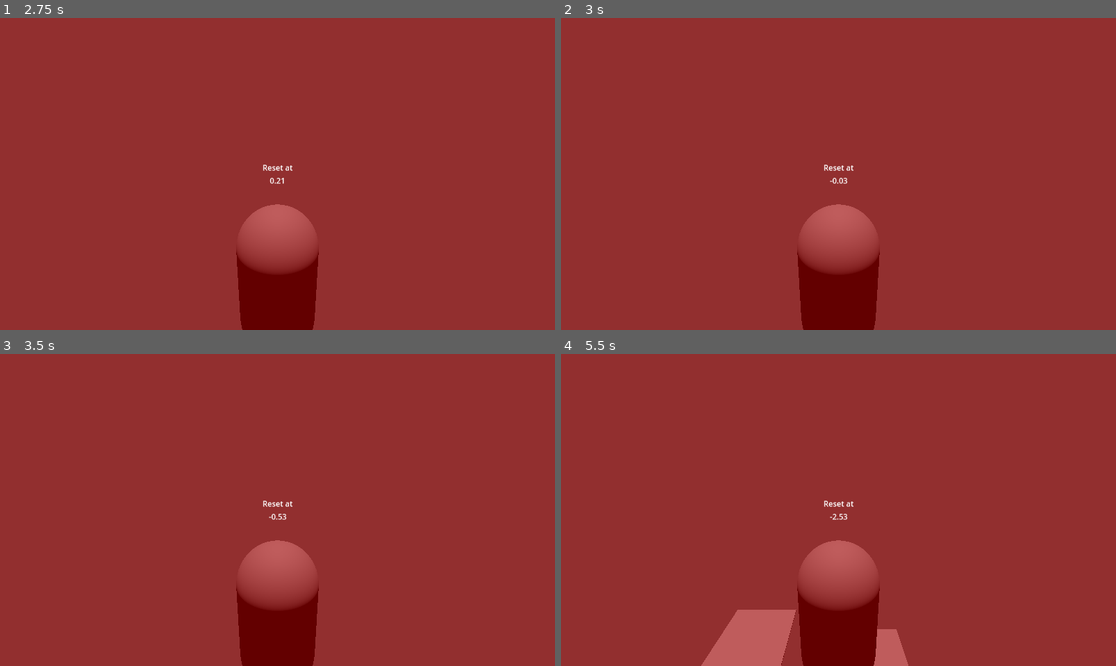
Above: before the commit, frames 1-4 (two rows, left to right).
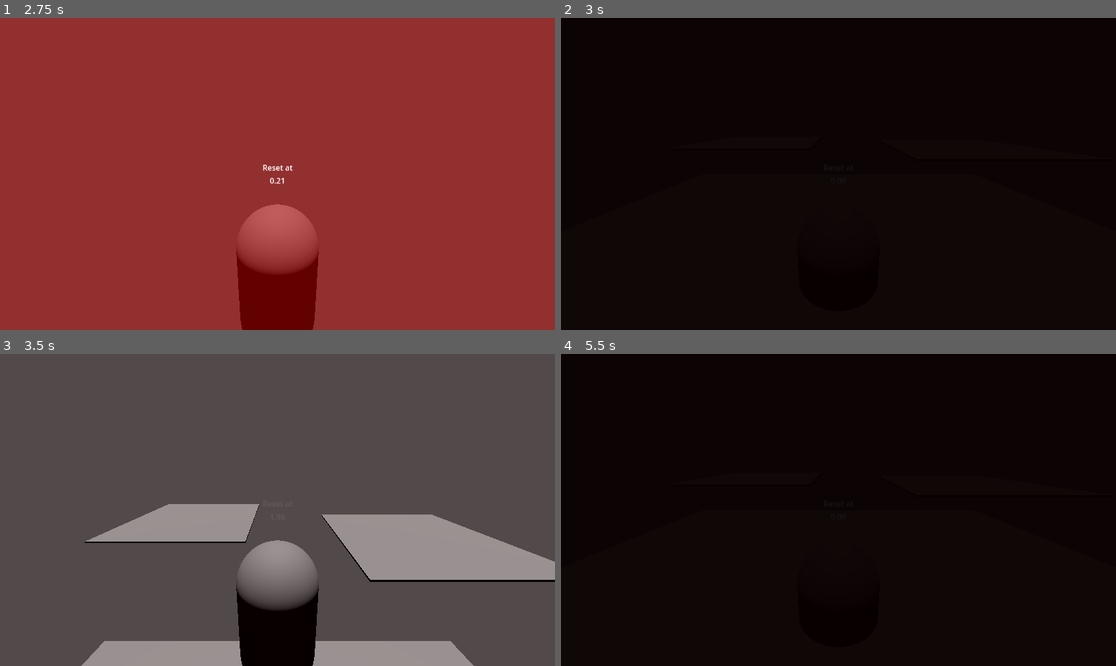
Above: after the commit, the same moments.

Repository: avsecam/unity-to-godot
Game: Godot game, scene res://scripts/Main.tscn
Two runs of this game, one before a commit and one after it. Both use one fixed random seed, a clock stepped at 60 frames per second and the inputs below.
Inputs (mouse positions are in pixels of both pictures, inside the frame that each line leads up to):
- Up to frame 1 (2.75 s): tap Enter (ui_accept) at 0.5, 0.77, 1.52 s; move the mouse to (399, 158) at 0.52 s; hold E (rotate_right) 0.53-1.28 s; click (399, 158) at 0.6 s; move the mouse to (166, 189) at 1.27 s; hold Down (ui_down) 1.28-2.03 s; click (166, 189) at 1.35 s; move the mouse to (333, 105) at 2.02 s; hold E (rotate_right) from 2.03 s (still down); click (333, 105) at 2.1 s
- Up to frame 2 (3 s): move the mouse to (810, 236) at 2.77 s; release E (rotate_right) at 2.78 s; hold Up (ui_up) from 2.78 s (still down); click (810, 236) at 2.85 s
- Up to frame 3 (3.5 s): keep holding Up (ui_up); tap Enter (ui_accept) at 3.02 s
- Up to frame 4 (5.5 s): move the mouse to (1005, 556) at 3.52 s; release Up (ui_up) at 3.53 s; hold Q (rotate_left) 3.53-5.03 s; click (1005, 556) at 3.6 s; tap Enter (ui_accept) at 3.77, 4.52 s; move the mouse to (672, 463) at 4.27 s; click (672, 463) at 4.35 s; move the mouse to (866, 510) at 5.02 s; hold Down (ui_down) from 5.03 s (still down); click (866, 510) at 5.1 s

Frame 1 is identical in both runs. In frame 2, 100% of the frame differs, in the area x 0-100%, y 0-100%; in frame 3, 100%; in frame 4, 100%.

Commit message:
Reset player on OOB timeout

Diff:
--- a/scripts/Blink.gd
+++ b/scripts/Blink.gd
@@ -6,7 +6,16 @@
 # Called when the node enters the scene tree for the first time.
 func _ready():
 	Events.player_teleport_requested.connect(_on_player_teleport_requested)
+	Events.oob_timed_out.connect(_on_oob_timed_out)
+
+
+func _blink():
+	animation_player.play_backwards("fade")
 
 
 func _on_player_teleport_requested(_player, _teleport_area):
-	animation_player.play_backwards("fade")
+	_blink()
+
+
+func _on_oob_timed_out():
+	_blink()
--- a/scripts/Events.gd
+++ b/scripts/Events.gd
@@ -5,3 +5,5 @@
 
 signal player_went_oob(player: Node3D)
 signal player_went_in_bounds(player: Node3D)
+
+signal oob_timed_out()
--- a/scripts/Main.tscn
+++ b/scripts/Main.tscn
@@ -3,27 +3,26 @@
 [ext_resource type="PackedScene" uid="uid://dda4uoop1sq74" path="res://TeleportArea.tscn" id="1_5cktn"]
 [ext_resource type="Script" path="res://scripts/TeleportManager.gd" id="1_f3uu5"]
 [ext_resource type="Script" path="res://scripts/NonVRPlayer.gd" id="1_vhb5e"]
+[ext_resource type="Script" path="res://scripts/OOBHandler.gd" id="4_08t3v"]
 [ext_resource type="Script" path="res://scripts/Blink.gd" id="4_d4kjc"]
-[ext_resource type="Script" path="res://scripts/OOBNotif.gd" id="5_1l6ys"]
 
 [sub_resource type="CapsuleShape3D" id="CapsuleShape3D_1upcg"]
 
 [sub_resource type="CapsuleMesh" id="CapsuleMesh_0qi1e"]
 
-[sub_resource type="Animation" id="Animation_bjrdi"]
-resource_name = "fade"
-length = 0.2
-tracks/0/type = "value"
-tracks/0/imported = false
-tracks/0/enabled = true
-tracks/0/path = NodePath("ColorRect:color")
-tracks/0/interp = 1
-tracks/0/loop_wrap = true
-tracks/0/keys = {
-"times": PackedFloat32Array(0, 0.2),
-"transitions": PackedFloat32Array(1, 1),
-"update": 0,
-"values": [Color(1, 0, 0, 0), Color(1, 0, 0, 0.388235)]
+[sub_resource type="Animation" id="Animation_7waqb"]
+length = 0.001
+tracks/0/type = "value"
+tracks/0/imported = false
+tracks/0/enabled = true
+tracks/0/path = NodePath("ColorRect:color")
+tracks/0/interp = 1
+tracks/0/loop_wrap = true
+tracks/0/keys = {
+"times": PackedFloat32Array(0),
+"transitions": PackedFloat32Array(1),
+"update": 0,
+"values": [Color(1, 0, 0, 0)]
 }
 tracks/1/type = "value"
 tracks/1/imported = false
@@ -32,10 +31,10 @@
 tracks/1/interp = 1
 tracks/1/loop_wrap = true
 tracks/1/keys = {
-"times": PackedFloat32Array(0, 0.2),
-"transitions": PackedFloat32Array(1, 1),
-"update": 0,
-"values": [Color(1, 1, 1, 0), Color(1, 1, 1, 1)]
+"times": PackedFloat32Array(0),
+"transitions": PackedFloat32Array(1),
+"update": 0,
+"values": [Color(1, 1, 1, 0)]
 }
 tracks/2/type = "value"
 tracks/2/imported = false
@@ -44,25 +43,26 @@
 tracks/2/interp = 1
 tracks/2/loop_wrap = true
 tracks/2/keys = {
-"times": PackedFloat32Array(0, 0.2),
-"transitions": PackedFloat32Array(1, 1),
-"update": 0,
-"values": [Color(1, 1, 1, 0), Color(1, 1, 1, 1)]
-}
-
-[sub_resource type="Animation" id="Animation_7waqb"]
-length = 0.001
-tracks/0/type = "value"
-tracks/0/imported = false
-tracks/0/enabled = true
-tracks/0/path = NodePath("ColorRect:color")
-tracks/0/interp = 1
-tracks/0/loop_wrap = true
-tracks/0/keys = {
-"times": PackedFloat32Array(0),
-"transitions": PackedFloat32Array(1),
-"update": 0,
-"values": [Color(1, 0, 0, 0)]
+"times": PackedFloat32Array(0),
+"transitions": PackedFloat32Array(1),
+"update": 0,
+"values": [Color(1, 1, 1, 1)]
+}
+
+[sub_resource type="Animation" id="Animation_bjrdi"]
+resource_name = "fade"
+length = 0.2
+tracks/0/type = "value"
+tracks/0/imported = false
+tracks/0/enabled = true
+tracks/0/path = NodePath("ColorRect:color")
+tracks/0/interp = 1
+tracks/0/loop_wrap = true
+tracks/0/keys = {
+"times": PackedFloat32Array(0, 0.2),
+"transitions": PackedFloat32Array(1, 1),
+"update": 0,
+"values": [Color(1, 0, 0, 0), Color(1, 0, 0, 0.388235)]
 }
 tracks/1/type = "value"
 tracks/1/imported = false
@@ -71,10 +71,10 @@
 tracks/1/interp = 1
 tracks/1/loop_wrap = true
 tracks/1/keys = {
-"times": PackedFloat32Array(0),
-"transitions": PackedFloat32Array(1),
-"update": 0,
-"values": [Color(1, 1, 1, 0)]
+"times": PackedFloat32Array(0, 0.2),
+"transitions": PackedFloat32Array(1, 1),
+"update": 0,
+"values": [Color(1, 1, 1, 0), Color(1, 1, 1, 1)]
 }
 tracks/2/type = "value"
 tracks/2/imported = false
@@ -83,10 +83,10 @@
 tracks/2/interp = 1
 tracks/2/loop_wrap = true
 tracks/2/keys = {
-"times": PackedFloat32Array(0),
-"transitions": PackedFloat32Array(1),
-"update": 0,
-"values": [Color(1, 1, 1, 1)]
+"times": PackedFloat32Array(0, 0.2),
+"transitions": PackedFloat32Array(1, 1),
+"update": 0,
+"values": [Color(1, 1, 1, 0), Color(1, 1, 1, 1)]
 }
 
 [sub_resource type="AnimationLibrary" id="AnimationLibrary_d6som"]
@@ -95,6 +95,21 @@
 "fade": SubResource("Animation_bjrdi")
 }
 
+[sub_resource type="Animation" id="Animation_8tfay"]
+length = 0.001
+tracks/0/type = "value"
+tracks/0/imported = false
+tracks/0/enabled = true
+tracks/0/path = NodePath("ColorRect:color")
+tracks/0/interp = 1
+tracks/0/loop_wrap = true
+tracks/0/keys = {
+"times": PackedFloat32Array(0),
+"transitions": PackedFloat32Array(1),
+"update": 0,
+"values": [Color(0, 0, 0, 0)]
+}
+
 [sub_resource type="Animation" id="Animation_4x76p"]
 resource_name = "fade"
 length = 0.2
@@ -109,21 +124,6 @@
 "transitions": PackedFloat32Array(1, 1),
 "update": 0,
 "values": [Color(0, 0, 0, 0), Color(0, 0, 0, 1)]
-}
-
-[sub_resource type="Animation" id="Animation_8tfay"]
-length = 0.001
-tracks/0/type = "value"
-tracks/0/imported = false
-tracks/0/enabled = true
-tracks/0/path = NodePath("ColorRect:color")
-tracks/0/interp = 1
-tracks/0/loop_wrap = true
-tracks/0/keys = {
-"times": PackedFloat32Array(0),
-"transitions": PackedFloat32Array(1),
-"update": 0,
-"values": [Color(0, 0, 0, 0)]
 }
 
 [sub_resource type="AnimationLibrary" id="AnimationLibrary_83bsv"]
@@ -193,7 +193,7 @@
 anchor_bottom = 1.0
 grow_horizontal = 2
 grow_vertical = 2
-script = ExtResource("5_1l6ys")
+script = ExtResource("4_08t3v")
 metadata/_edit_lock_ = true
 
 [node name="ColorRect" type="ColorRect" parent="UI/OOBNotif"]
--- a/scripts/NonVRPlayer.gd
+++ b/scripts/NonVRPlayer.gd
@@ -20,6 +20,9 @@
 var reset_rotation: Vector3
 
 var is_oob := false
+
+func _ready():
+	Events.oob_timed_out.connect(_on_oob_timed_out)
 
 func _physics_process(delta):
 #	# Add the gravity.
@@ -83,3 +86,8 @@
 	elif anti_peek_ray.is_colliding() and is_oob:
 		Events.emit_signal("player_went_in_bounds", self)
 		is_oob = false
+
+
+func _on_oob_timed_out():
+	self.position = reset_position
+	self.rotation = reset_rotation
--- a/scripts/OOBNotif.gd
+++ b/scripts/OOBHandler.gd
@@ -11,7 +11,6 @@
 
 
 func _ready():
-
 	Events.player_went_oob.connect(_on_player_went_oob)
 	Events.player_went_in_bounds.connect(_on_player_went_in_bounds)
 
@@ -20,19 +19,25 @@
 	if notif_visible:
 		current_time_before_reset -= delta
 
-		timer_label.text = str(current_time_before_reset).pad_decimals(2)
+		if current_time_before_reset < 0:
+			timer_label.text = str(0).pad_decimals(2)
+		else:
+			timer_label.text = str(current_time_before_reset).pad_decimals(2)
 
 	if not notif_visible:
 		current_time_before_reset = max_time_before_reset
 
+	if current_time_before_reset <= 0:
+		Events.emit_signal("oob_timed_out")
 
-func _on_player_went_oob(player: Node3D):
+
+func _on_player_went_oob(_player):
 	if not notif_visible:
 		notif_visible = true
 		animation_player.play("fade")
 
 
-func _on_player_went_in_bounds(player: Node3D):
+func _on_player_went_in_bounds(_player):
 	if notif_visible:
 		notif_visible = false
 		animation_player.play_backwards("fade")
